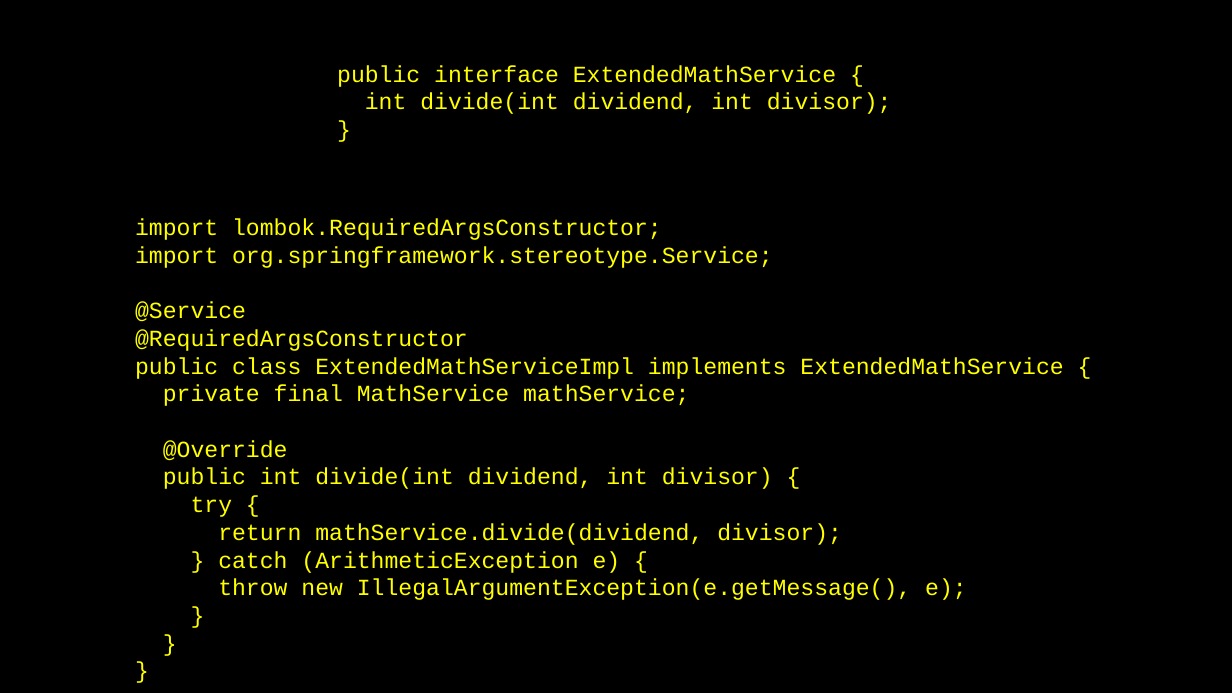
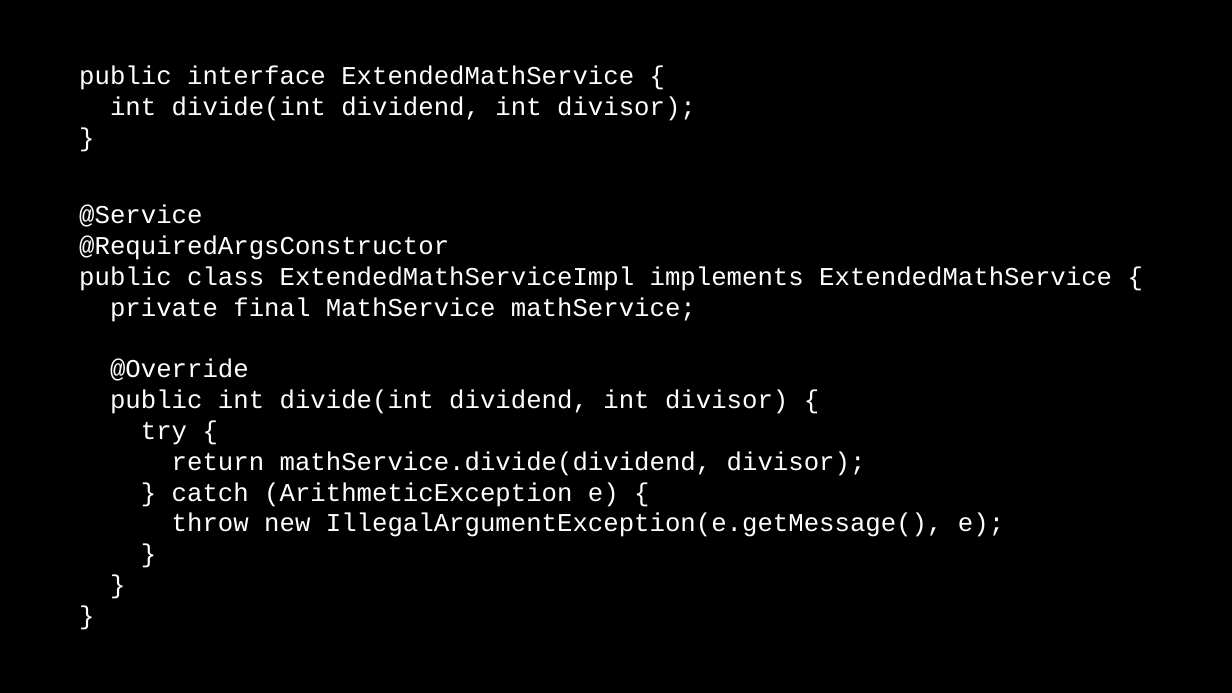
Before and after one commit to jack-geronimo/spring-boot-test-meetup, a slide deck: slide 11 of meetup-presentation.pptx (slide 9 before the commit). Drawn at 1232x693 pixels with LibreOffice and Linux fonts; fonts in the diff are those of the drawing; background and template pictures are left out. Boxes give left, top, right and bottom in pixels: in the first picture for what was removed or moved away, otherwise in the second. Text is boxed around its words. In the diff, an @@ line names an element or a change of style, - is before the commit and + after.

```diff
--- a/meetup-presentation.pptx
+++ b/meetup-presentation.pptx
@@ text "public interface ExtendedMathService { int ...": place and size @@
-text "public interface ExtendedMathService { int ..." at <box>337,65,892,114</box>
+text "public interface ExtendedMathService { int ..." at <box>79,65,696,121</box>
@@ text "public interface ExtendedMathService { int ..." at <box>79,65,696,121</box>: size 18 to 20 pt, text colour #FFFF00 to #FFFFFF @@
@@ text at <box>79,205,1112,537</box>: text changed; size 18 to 20 pt; text colour #FFFF00 to #FFFFFF @@
-import lombok.RequiredArgsConstructor;
-import org.springframework.stereotype.Service;
-@Service
-@RequiredArgsConstructor
-public class ExtendedMathServiceImpl implements ExtendedMathService {
-private final MathService mathService;
-@Override
-public int divide(int dividend, int divisor) {
-try {
-return mathService.divide(dividend, divisor);
-} catch (ArithmeticException e) {
-throw new IllegalArgumentException(e.getMessage(), e);
-}
-}
-}
+@Service
+@RequiredArgsConstructor
+public class ExtendedMathServiceImpl implements ExtendedMathService {
+private final MathService mathService;
+@Override
+public int divide(int dividend, int divisor) {
+try {
+return mathService.divide(dividend, divisor);
+} catch (ArithmeticException e) {
+throw new IllegalArgumentException(e.getMessage(), e);
+}
+}
+}
```
Also in this commit, not shown: 12 other slides changed, 3 slides added, 1 slide removed.
